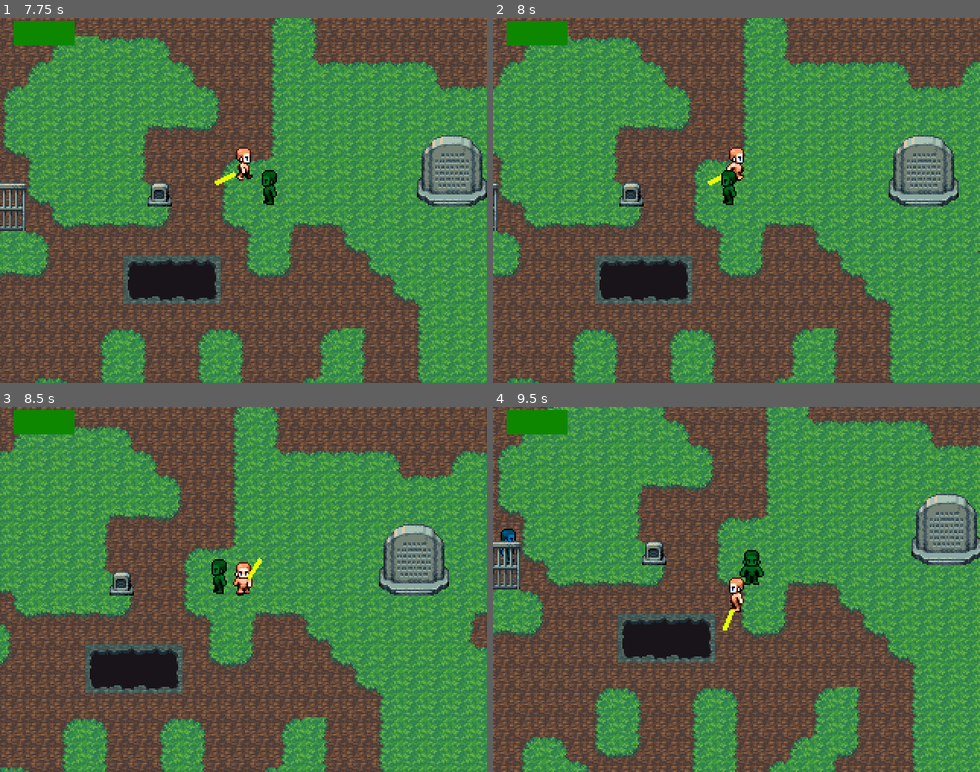
Above: before the commit, frames 1-4 (two rows, left to right).
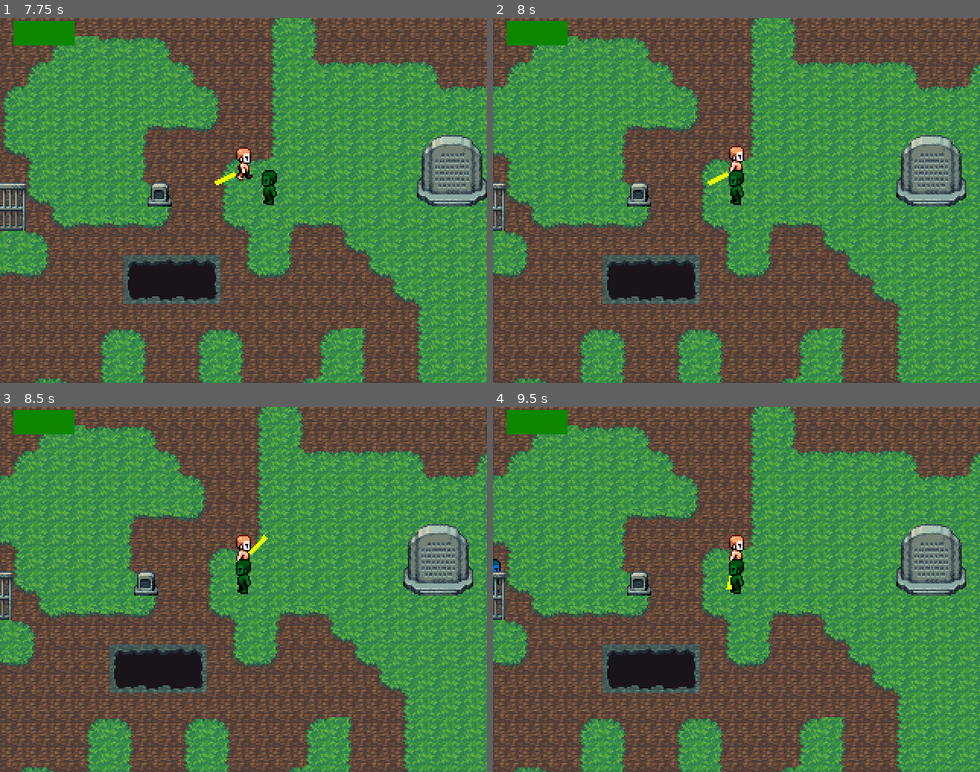
Above: after the commit, the same moments.

Repository: weinStag/cursed-rest
Game: Godot game, scene res://Scenes/gameview.tscn
Two runs of this game, one before a commit and one after it. Both use one fixed random seed, a clock stepped at 60 frames per second and the inputs below.
Inputs (mouse positions are in pixels of both pictures, inside the frame that each line leads up to):
- Up to frame 1 (7.75 s): move the mouse to (350, 182) at 0.52 s; hold Right (ui_right) 0.53-1.28 s; tap Z (ui_accept) at 0.77, 1.52, 3.02, 3.77, 4.52, 6.02, 6.77, 7.52 s; move the mouse to (146, 218) at 1.27 s; hold Down (ui_down) 1.28-2.03 s; move the mouse to (292, 120) at 2.02 s; hold Right (ui_right) 2.03-2.78 s; move the mouse to (219, 273) at 2.77 s; hold Up (ui_up) 2.78-3.53 s; move the mouse to (389, 255) at 3.52 s; hold Left (ui_left) 3.53-5.03 s; move the mouse to (97, 145) at 4.27 s; move the mouse to (267, 200) at 5.02 s; hold Down (ui_down) 5.03-5.78 s; move the mouse to (170, 109) at 5.77 s; hold Right (ui_right) 5.78-6.53 s; move the mouse to (350, 182) at 6.52 s; hold Up (ui_up) 6.53-7.28 s; move the mouse to (146, 218) at 7.27 s; hold Right (ui_right) from 7.28 s (still down)
- Up to frame 2 (8 s): keep holding Right (ui_right)
- Up to frame 3 (8.5 s): move the mouse to (292, 509) at 8.02 s; release Right (ui_right) at 8.03 s; hold Down (ui_down) from 8.03 s (still down)
- Up to frame 4 (9.5 s): move the mouse to (712, 662) at 8.77 s; release Down (ui_down) at 8.78 s; hold Left (ui_left) from 8.78 s (still down); tap Z (ui_accept) at 9.02 s

Frame 1 is identical in both runs. In frame 2, 39% of the frame differs, in the area x 0-100%, y 0-100%; in frame 3, 25%; in frame 4, 57%.

Commit message:
feat: sistema de knockback

Diff:
--- a/Scripts/Pawns/Types/player.gd
+++ b/Scripts/Pawns/Types/player.gd
@@ -52,6 +52,16 @@
 	roll_timer.timeout.connect(_on_roll_cooldown_finished)
 	add_child(roll_timer)
 
+		# timer knockback
+	knockback_timer = Timer.new()
+	knockback_timer.one_shot = true
+	knockback_timer.timeout.connect(_on_knockback_cooldown)
+	add_child(knockback_timer)
+
+func _on_knockback_cooldown():
+	can_kockback = true
+
+
 func _process(_delta):
 	# Sistema de detecção tap vs hold para ui_roll
 	if Input.is_action_just_pressed("ui_roll"):
@@ -234,15 +244,56 @@
 	var new_health = current_life + current_vitality - damage
 	return new_health
 
-func apply_knockback(direction) -> void:
+func apply_knockback(attacker: Node2D) -> void:
+	if not can_kockback or is_knockbacking or is_rolling:
+		return
+
+	var dir_vec := (global_position - attacker.global_position).normalized()
+	var dir := Vector2i(sign(dir_vec.x), sign(dir_vec.y))
+
+	is_knockbacking = true
+	can_kockback = false
+
+	var cells_moved := 0
+	var last_valid_pos := position
+
+	for i in range(knockback_distance):
+		var next_pos: Vector2 = Grid.request_move(self, dir)
+
+		if next_pos:
+			last_valid_pos = next_pos
+			cells_moved += 1
+		else:
+			break
+
+	if cells_moved > 0:
+		_knockback_to(last_valid_pos)
+	else:
+		_finish_knockback()
+
+func _knockback_to(target: Vector2):
 	is_moving = true
 
-func _on_area_2d_area_entered(area) -> void:
+	var duration = (walk_anim_length / base_speed) / knockback_speed_mult
+
+	move_tween = create_tween()
+	move_tween.tween_property(self, "position", target, duration)
+	move_tween.finished.connect(_on_knockback_done)
+
+func _on_knockback_done():
+	move_tween.kill()
+	_finish_knockback()
+
+func _finish_knockback():
+	is_knockbacking = false
+	is_moving = false
+
+	knockback_timer.start(knockback_cooldown)
+
+	Grid.request_event(self, Vector2i.ZERO, 2)
+
+
+func _on_area_2d_area_entered(area: Area2D):
 	if area.is_in_group("hitbox"):
-		var new_health = calc_damage(50)
-		status.set('health', new_health)
-		if (new_health <= 0):
-			pass
-		else:
-			pass
-			#apply_knockback(area)
+		receive_damage(50)
+		apply_knockback(area.get_parent())
